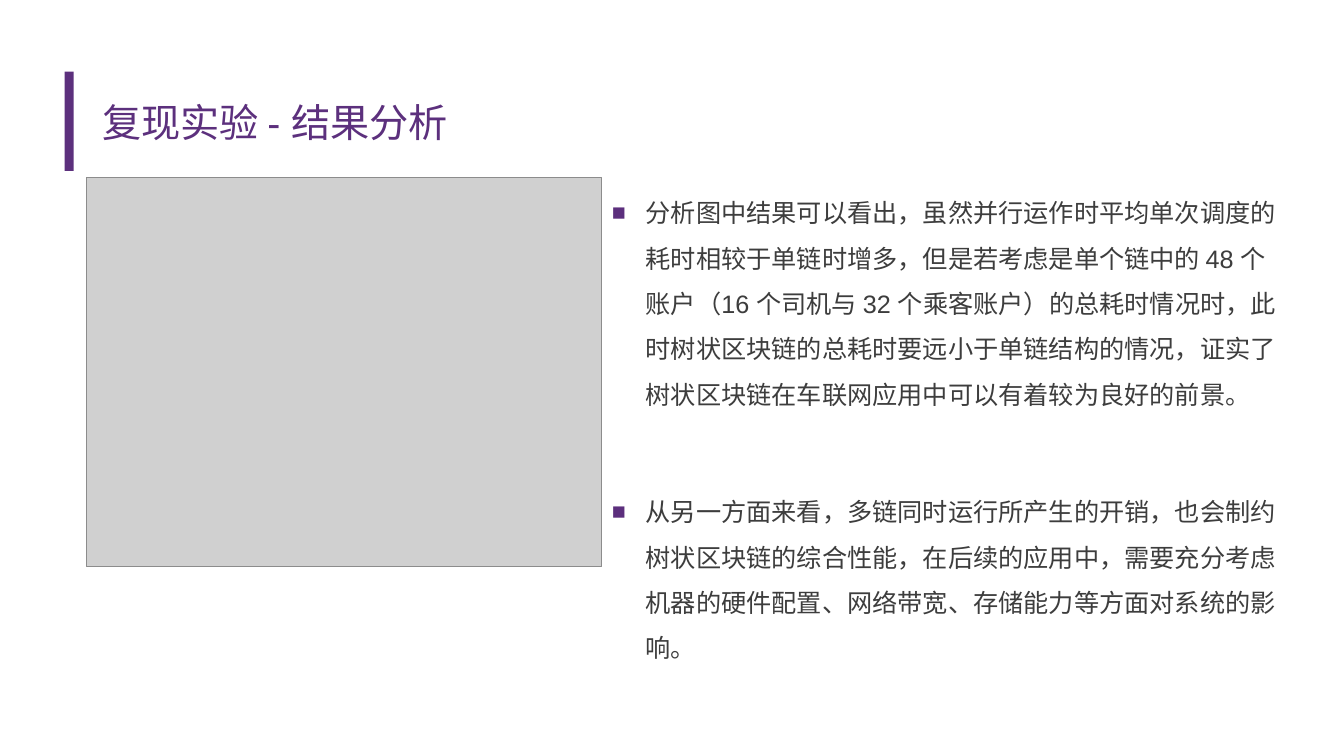
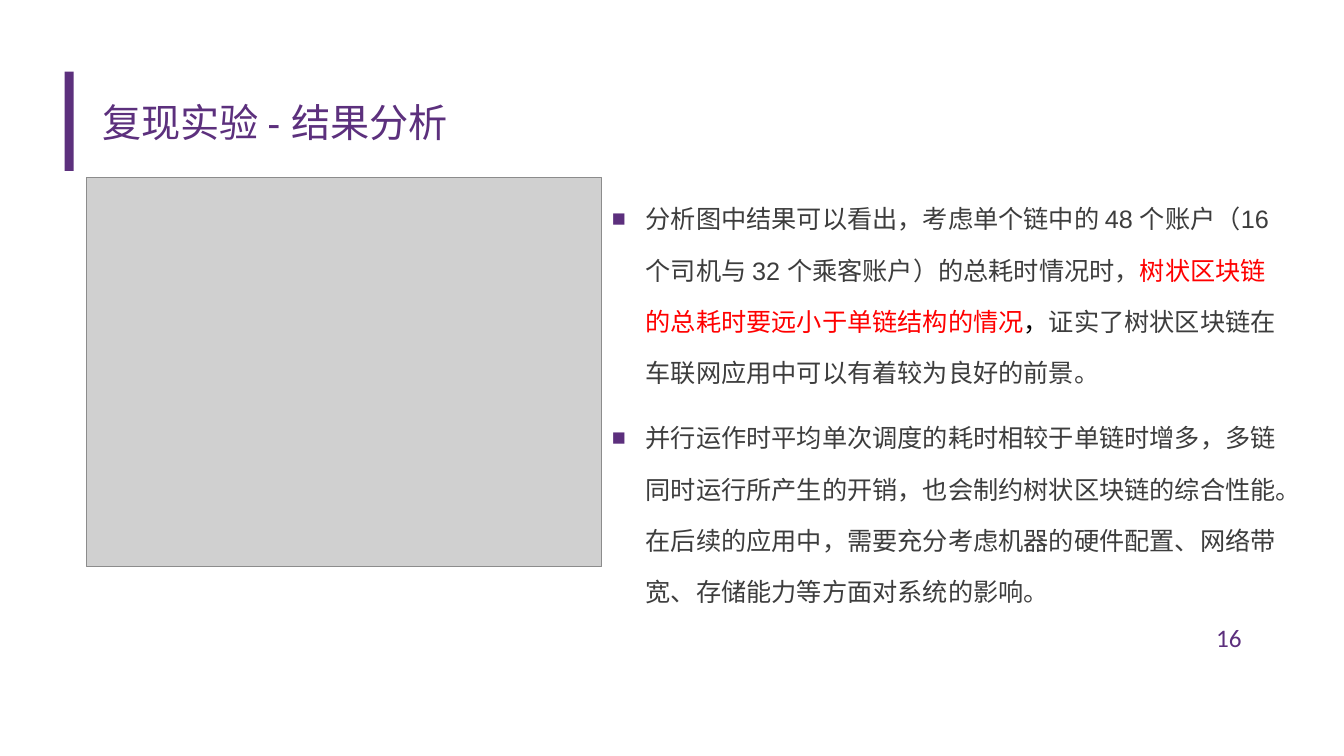
Before and after one commit to diyz19/GraduationDesign, a slide deck: slide 16 of FinalThesis/答辩ppt.pptx. Drawn at 1344x756 pixels with LibreOffice and Linux fonts; fonts in the diff are those of the drawing; grey boxes stand for pictures; background and template pictures are left out. Boxes give left, top, right and bottom in pixels: in the first picture for what was removed or moved away, otherwise in the second. Text is boxed around its words. In the diff, an @@ line names an element or a change of style, - is before the commit and + after.

```diff
--- a/FinalThesis/答辩ppt.pptx
+++ b/FinalThesis/答辩ppt.pptx
@@ text at [646, 206, 1301, 604]: text changed @@
-■ 分析图中结果可以看出，虽然并行运作时平均单次调度的耗时相较于单链时增多，但是若考虑是单个链中的 48 个账户（16 个司机与 32 个乘客账户）的总耗时情况时，此时树状区块链的总耗时要远小于单链结构的情况，证实了树状区块链在车联网应用中可以有着较为良好的前景。
-■ 从另一方面来看，多链同时运行所产生的开销，也会制约树状区块链的综合性能，在后续的应用中，需要充分考虑机器的硬件配置、网络带宽、存储能力等方面对系统的影响。
+■ 分析图中结果可以看出，考虑单个链中的 48 个账户（16 个司机与 32 个乘客账户）的总耗时情况时，树状区块链的总耗时要远小于单链结构的情况，证实了树状区块链在车联网应用中可以有着较为良好的前景。
+■ 并行运作时平均单次调度的耗时相较于单链时增多，多链同时运行所产生的开销，也会制约树状区块链的综合性能。在后续的应用中，需要充分考虑机器的硬件配置、网络带宽、存储能力等方面对系统的影响。
@@ page number added at [1216, 630, 1242, 647], 18 pt, text #5C2F7D @@
+16
```
Also in this commit, not shown: 33 other slides changed, 1 other file.
